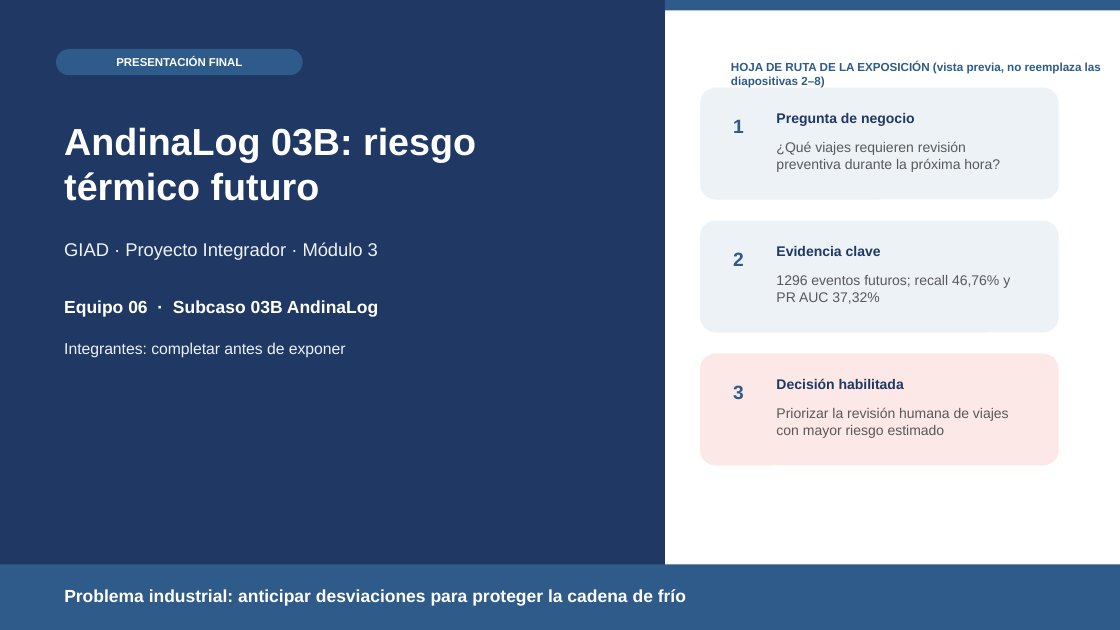
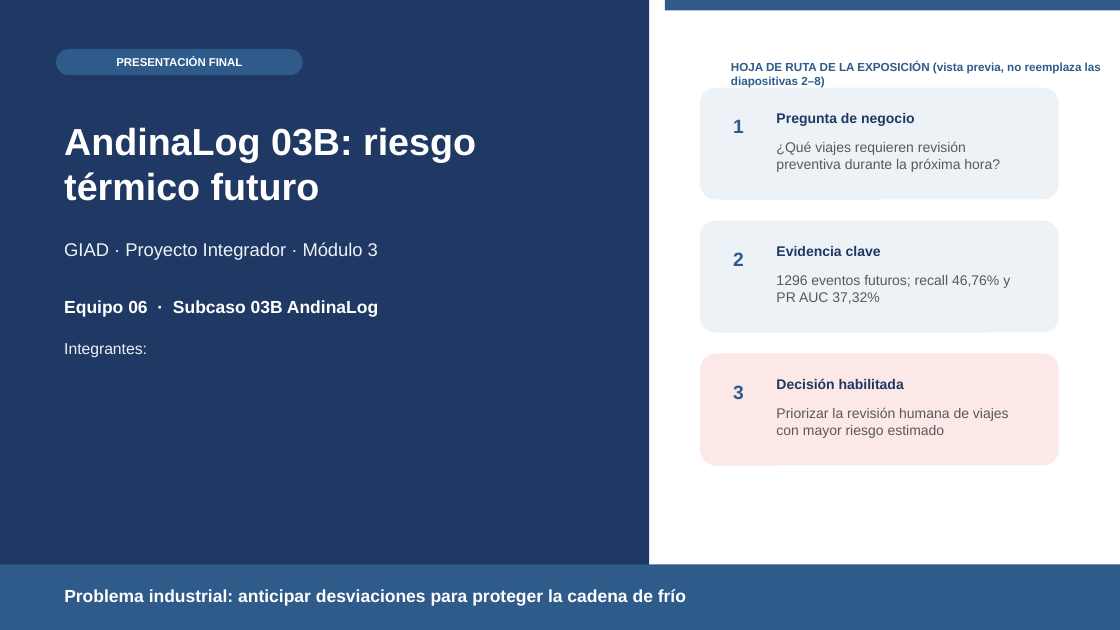
Before and after one commit to remrodri/practicasNotebookColab, a slide deck: slide 1 of proyecto-integradorV3/06-Documentacion/Presentacion_Final_AndinaLog_03B.pptx. Drawn at 1120x630 pixels with LibreOffice and Linux fonts; fonts in the diff are those of the drawing. Boxes give left, top, right and bottom in pixels: in the first picture for what was removed or moved away, otherwise in the second. Text is boxed around its words. In the diff, an @@ line names an element or a change of style, - is before the commit and + after.

```diff
--- a/proyecto-integradorV3/06-Documentacion/Presentacion_Final_AndinaLog_03B.pptx
+++ b/proyecto-integradorV3/06-Documentacion/Presentacion_Final_AndinaLog_03B.pptx
@@ rectangle: place and size @@
-rectangle at (0, 0, 665, 630)
+rectangle at (0, 0, 649, 630)
@@ text at (64, 343, 147, 358): text changed @@
-Integrantes: completar antes de exponer
+Integrantes:
```
Also in this commit, not shown: 5 other files.
